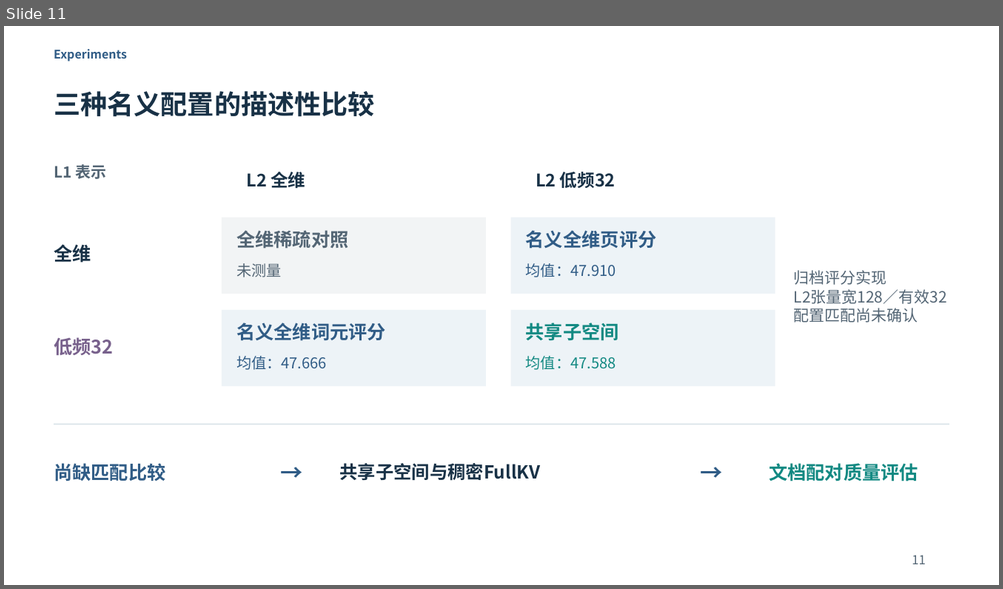
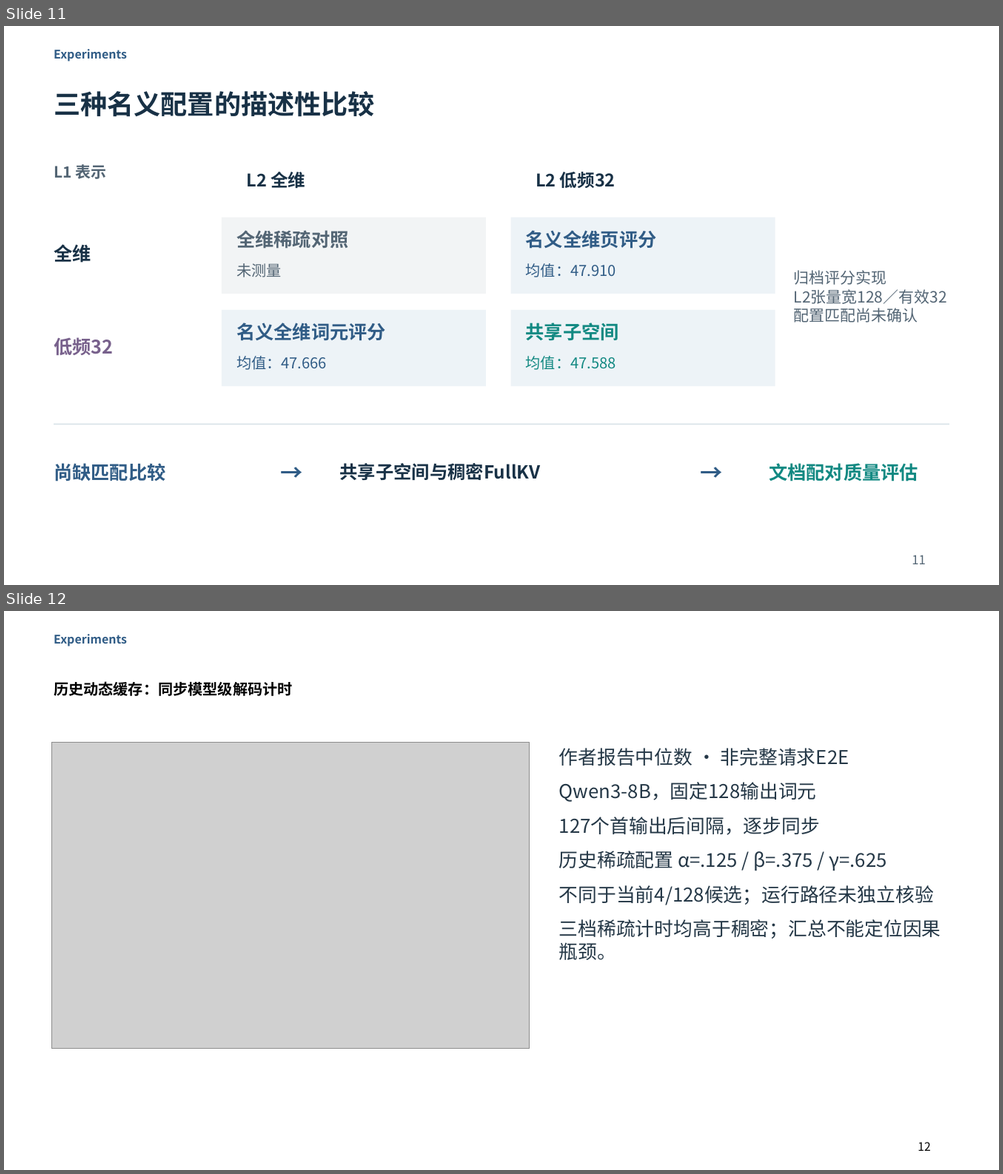
Before and after one commit to Chosen-David/two-level-attention, a slide deck: agent_doc/advice/dac_manuscript/presentation/TwoLevel_UserEdited_20261014.pptx. Shown one above the other, each under a label of ours: slide 11 before the commit, slides 11 and 12 after it. The pictures are 1003x589 and 1003x1174 pixels, drawn with LibreOffice and Linux fonts; fonts in the diff are those of the drawing; grey boxes stand for pictures. Boxes give left, top, right and bottom in pixels: in the first picture for what was removed or moved away, otherwise in the second. Text is boxed around its words. In the diff, an @@ line names an element or a change of style, - is before the commit and + after.

```diff
--- a/agent_doc/advice/dac_manuscript/presentation/TwoLevel_UserEdited_20261014.pptx
+++ b/agent_doc/advice/dac_manuscript/presentation/TwoLevel_UserEdited_20261014.pptx
@@ slide 12 added at (x1=4, y1=611, x2=999, y2=1170), background #FFFFFF @@
@@ text added at (x1=54, y1=634, x2=127, y2=647), 14.2 pt, text #305C86, bold @@
+Experiments
@@ text added at (x1=54, y1=681, x2=293, y2=696), 18 pt, text #000000 @@
+历史动态缓存：同步模型级解码计时
@@ picture added at (x1=51, y1=742, x2=529, y2=1048) @@
@@ text added at (x1=559, y1=748, x2=941, y2=960), 23 pt, text #243746 @@
+作者报告中位数 · 非完整请求E2E
+Qwen3-8B，固定128输出词元
+127个首输出后间隔，逐步同步
+历史稀疏配置 α=.125 / β=.375 / γ=.625
+不同于当前4/128候选；运行路径未独立核验
+三档稀疏计时均高于稠密；汇总不能定位因果瓶颈。
@@ text added at (x1=917, y1=1142, x2=930, y2=1151), 14 pt, text #000000 @@
+12
```
Also in this commit, not shown: 1 slide changed, 1 other slide added, 2 slides removed, 45 other files.
